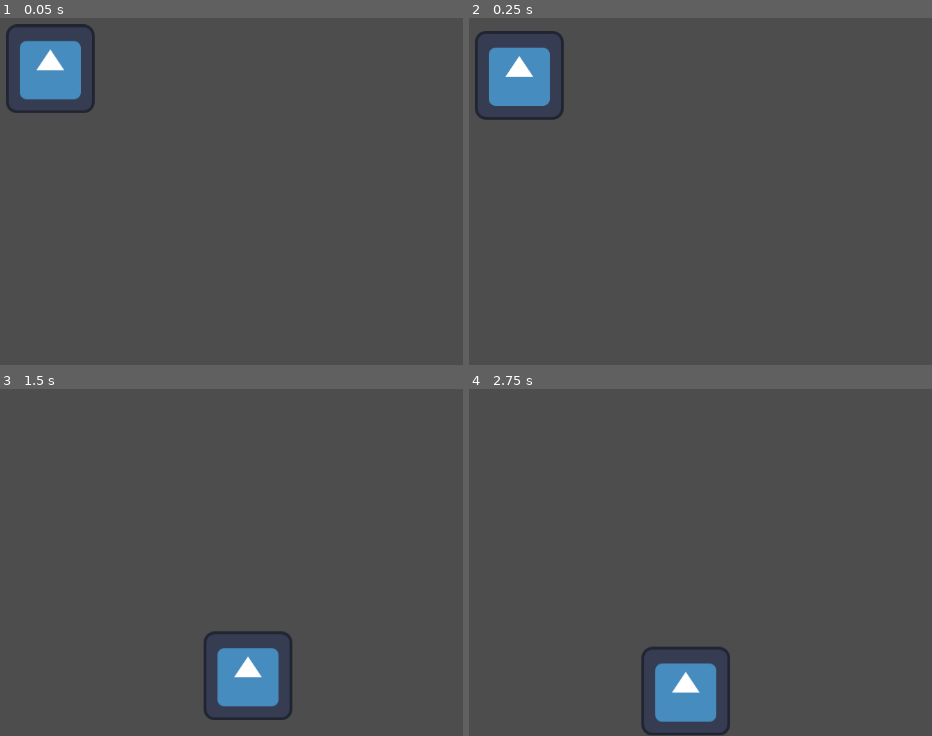
Above: before the commit, frames 1-4 (two rows, left to right).
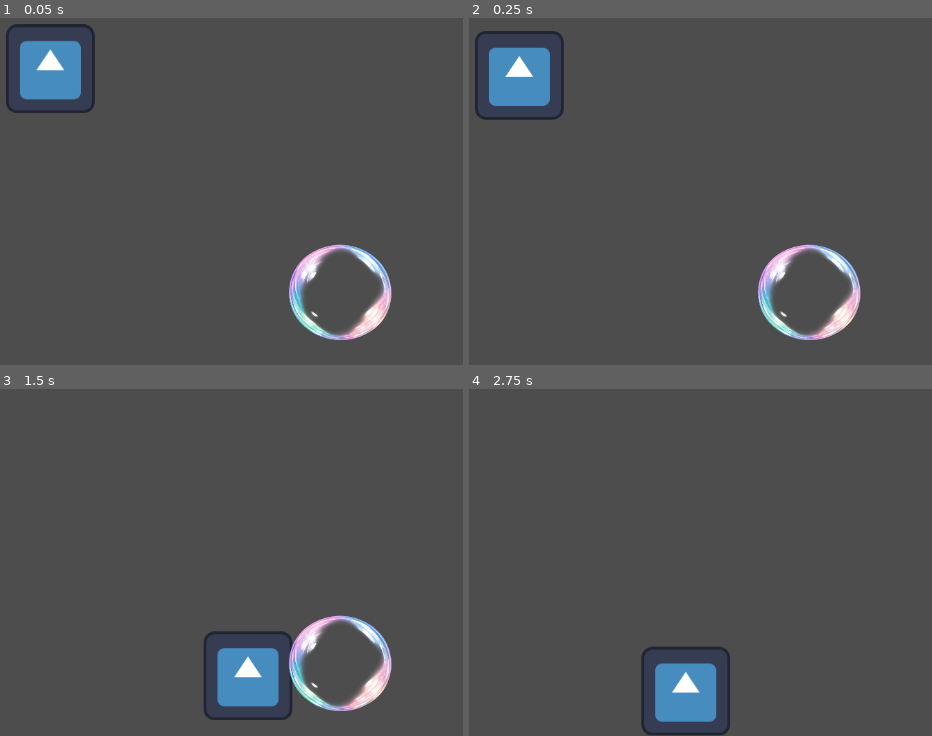
Above: after the commit, the same moments.

Repository: csarmientobaca/bubbles-tutorial
Game: Godot game, scene res://Scenes/level.tscn
The game is run twice, just before and just after one commit, with the same random seed, the same clock (stepped at 60 frames per second) and the same inputs. Before the commit the project starts from res://level.tscn. The engine's default icon, where the game draws it, is replaced by a stand-in: a white triangle on a blue panel in a dark square.
Inputs:
- Up to frame 1 (0.05 s): no input
- Up to frame 2 (0.25 s): no input
- Up to frame 3 (1.5 s): hold D (Right) from 0.53 s (still down); tap Space (Jump) at 0.77 s
- Up to frame 4 (2.75 s): tap Space (Jump) at 1.52 s; release D (Right) at 2.03 s; hold A (Left) from 2.03 s (still down)

The runs differ from the first frame. In frame 1, 2.2% of the frame differs, in the area x 62-85%, y 65-93%; in frame 2, 2.2%; in frame 3, 2.2%; in frame 4, nothing differs.

Commit message:
added bubble dead of player and bubble scene

Diff:
--- /dev/null
+++ b/Scenes/Bubble.tscn
@@ -0,0 +1,22 @@
+[gd_scene format=3 uid="uid://b1tn10fd0oqaq"]
+
+[ext_resource type="Script" uid="uid://cybiwhe7xemvc" path="res://bubble.gd" id="1_xlgdi"]
+[ext_resource type="Texture2D" uid="uid://bol8abnfu16ot" path="res://Assets/bubble.png" id="2_fu81w"]
+
+[sub_resource type="CircleShape2D" id="CircleShape2D_76i8y"]
+radius = 70.064255
+
+[node name="Bubble" type="Node2D" unique_id=394733056]
+
+[node name="Bubble" type="Area2D" parent="." unique_id=1502957665]
+position = Vector2(520, 220)
+script = ExtResource("1_xlgdi")
+
+[node name="CollisionShape2D" type="CollisionShape2D" parent="Bubble" unique_id=1941110193]
+position = Vector2(-60, -71)
+shape = SubResource("CircleShape2D_76i8y")
+
+[node name="Sprite2D" type="Sprite2D" parent="Bubble" unique_id=447967910]
+position = Vector2(-59.124996, -70.874985)
+scale = Vector2(0.2092285, 0.19506836)
+texture = ExtResource("2_fu81w")
--- a/level.tscn
+++ b/Scenes/level.tscn
@@ -1,7 +1,8 @@
 [gd_scene format=3 uid="uid://pycvx3o3vucr"]
 
-[ext_resource type="Texture2D" uid="uid://yg2jexow6bay" path="res://Assets/icon.svg" id="1_u52ul"]
-[ext_resource type="Script" uid="uid://cixy0ypfp41th" path="res://player.gd" id="1_vonw3"]
+[ext_resource type="Script" uid="uid://cixy0ypfp41th" path="res://Scripts/player.gd" id="1_k5f4k"]
+[ext_resource type="Texture2D" uid="uid://yg2jexow6bay" path="res://Assets/icon.svg" id="2_6phgx"]
+[ext_resource type="PackedScene" uid="uid://b1tn10fd0oqaq" path="res://Scenes/Bubble.tscn" id="3_6phgx"]
 
 [sub_resource type="RectangleShape2D" id="RectangleShape2D_wtcfe"]
 size = Vector2(128, 128)
@@ -22,10 +23,10 @@
 
 [node name="Player" type="CharacterBody2D" parent="." unique_id=292705392]
 position = Vector2(557, 220)
-script = ExtResource("1_vonw3")
+script = ExtResource("1_k5f4k")
 
 [node name="Sprite2D" type="Sprite2D" parent="Player" unique_id=943989174]
-texture = ExtResource("1_u52ul")
+texture = ExtResource("2_6phgx")
 
 [node name="CollisionShape2D" type="CollisionShape2D" parent="Player" unique_id=1190817622]
 shape = SubResource("RectangleShape2D_wtcfe")
@@ -48,3 +49,6 @@
 position = Vector2(1182, 323)
 rotation = 1.5707964
 shape = SubResource("RectangleShape2D_f2txt")
+
+[node name="Bubble" parent="." unique_id=394733056 instance=ExtResource("3_6phgx")]
+position = Vector2(514, 395)
--- a/player.gd
+++ b/Scripts/player.gd
@@ -25,3 +25,18 @@
 		velocity.x = move_toward(velocity.x, 0, SPEED)
 
 	move_and_slide()
+
+func _process(delta: float) -> void:
+	timeLeft -= delta
+
+	print(timeLeft)
+
+	if timeLeft <= 0:
+		die()
+
+func add_oxygen(amount) -> void:
+	timeLeft += amount
+
+func die() -> void:
+	print("Player died")
+	get_tree().reload_current_scene()
--- /dev/null
+++ b/bubble.gd
@@ -0,0 +1,17 @@
+extends Area2D
+
+@export var amount: int = 10
+
+# Called when the node enters the scene tree for the first time.
+func _ready() -> void:
+	body_entered.connect(_on_body_entered)
+
+
+func _on_body_entered(body: Node2D) -> void:
+	if body.has_method("add_oxygen"):
+		body.add_oxygen(amount)
+		queue_free()
+
+# Called every frame. 'delta' is the elapsed time since the previous frame.
+# func _process(delta: float) -> void:
+# 	pass
--- a/project.godot
+++ b/project.godot
@@ -11,7 +11,7 @@
 [application]
 
 config/name="bubbles-tutorial"
-run/main_scene="res://level.tscn"
+run/main_scene="res://Scenes/level.tscn"
 config/features=PackedStringArray("4.6", "Forward Plus")
 config/icon="res://Assets/icon.svg"
 
Binary file added: Assets/bubble.png
Not shown, added: Assets/bubble.png.import
Renamed: player.gd.uid -> Scripts/player.gd.uid
Not shown, added: bubble.gd.uid
